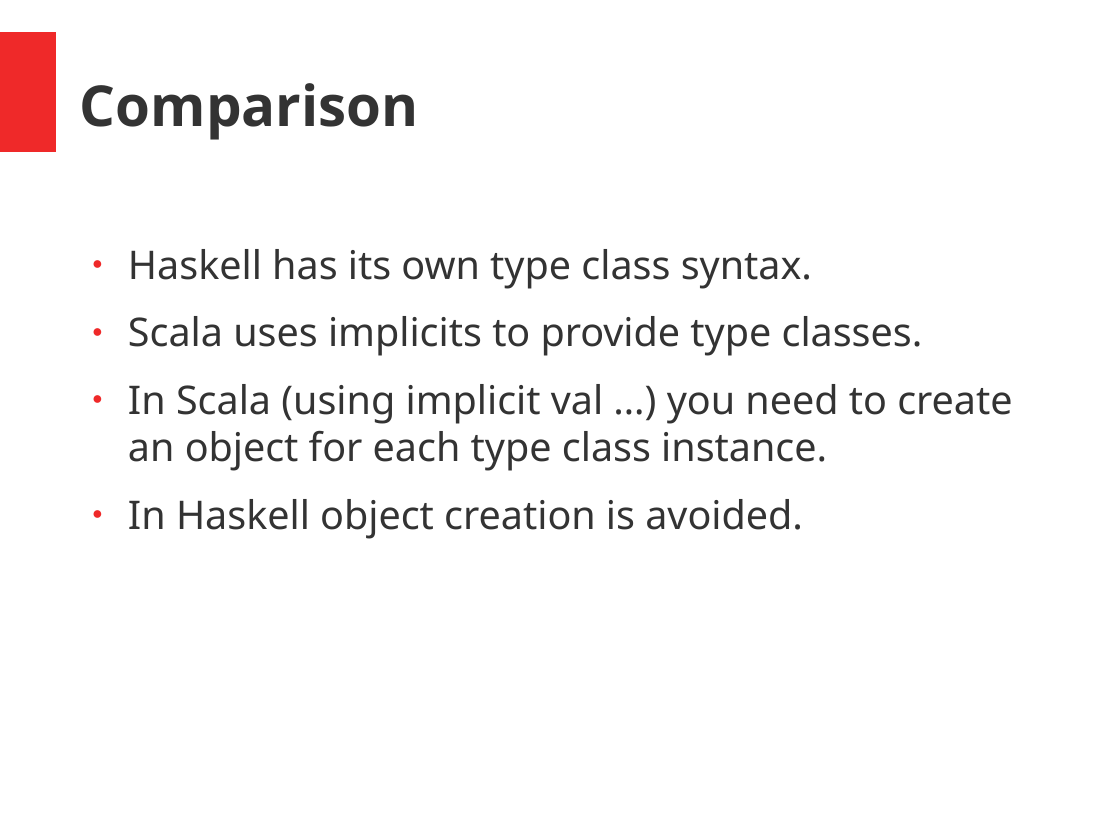
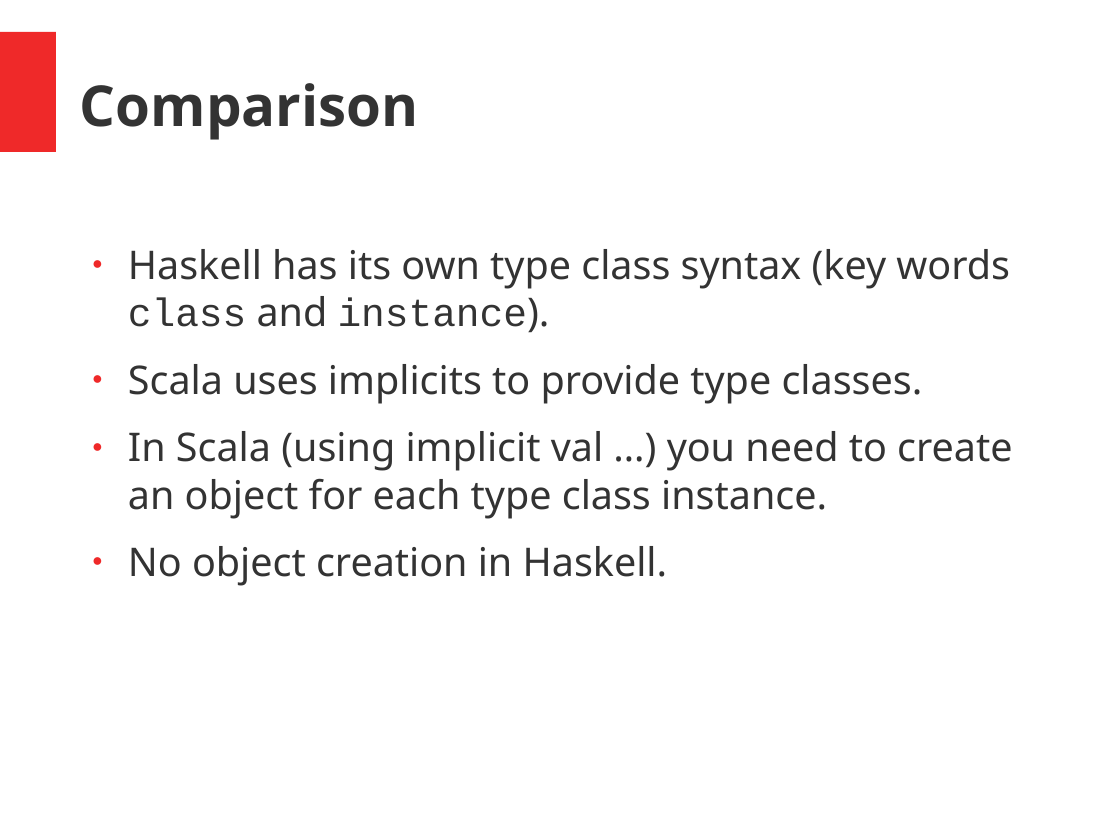
Before and after one commit to hermannhueck/typeclasses, a slide deck: slide 21 of Slides/TypeClasses.pptx. Drawn at 1120x840 pixels with LibreOffice and Linux fonts; fonts in the diff are those of the drawing. Boxes give left, top, right and bottom in pixels: in the first picture for what was removed or moved away, otherwise in the second. Text is boxed around its words. In the diff, an @@ line names an element or a change of style, - is before the commit and + after.

```diff
--- a/Slides/TypeClasses.pptx
+++ b/Slides/TypeClasses.pptx
@@ text at [128, 249, 1010, 333]: text changed @@
-● Haskell has its own type class syntax.
+● Haskell has its own type class syntax (key words class and instance).
@@ text at [128, 546, 668, 586]: text changed @@
-● In Haskell object creation is avoided.
+● No object creation in Haskell.
```
Also in this commit, not shown: 18 other slides changed, 1 other file.
